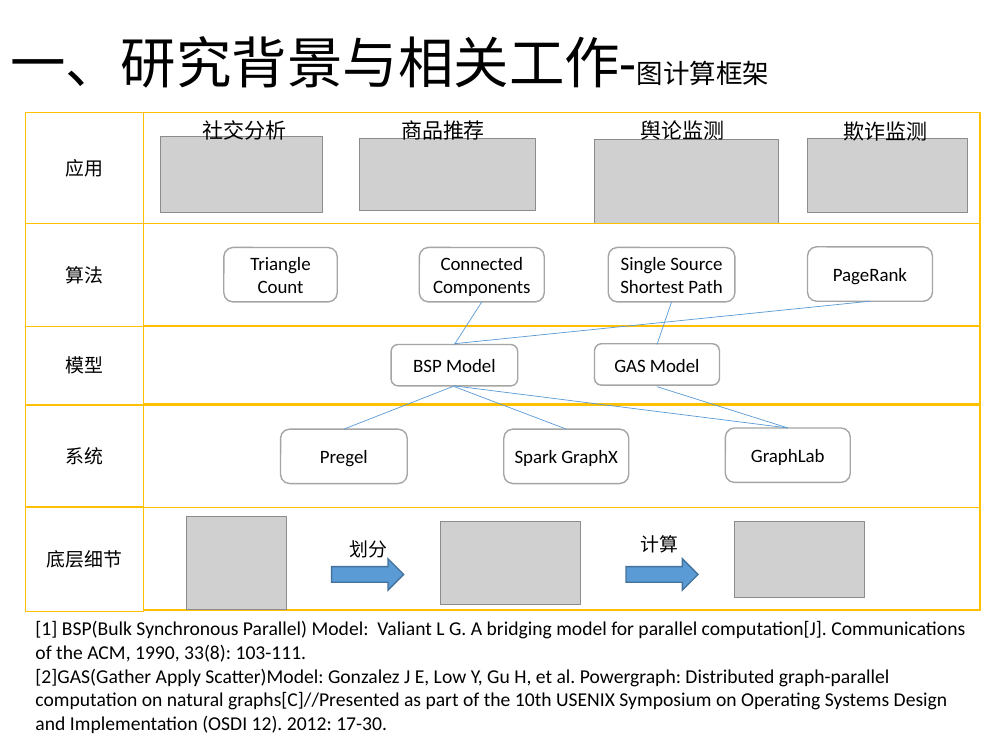
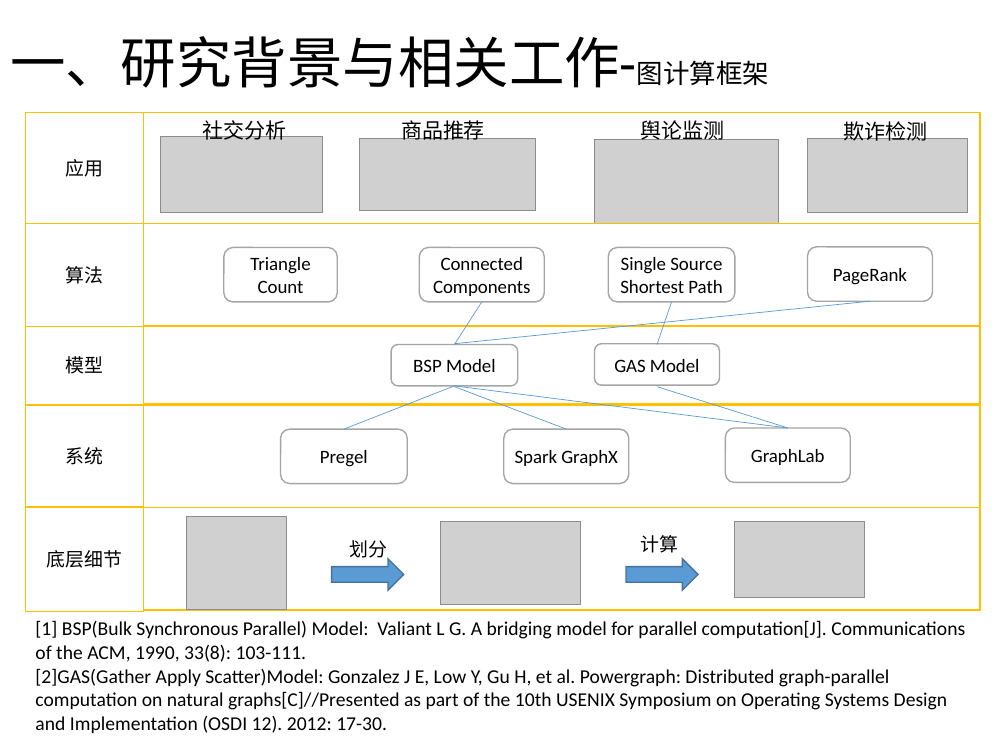
Before and after one commit to DuanSky22/GraduationThesis, a slide deck: slide 3 of 最终答辩/PPT/论文答辩-段世凯-v2.0.pptx. Drawn at 1008x756 pixels with LibreOffice and Linux fonts; fonts in the diff are those of the drawing; grey boxes stand for pictures. Boxes give left, top, right and bottom in pixels: in the first picture for what was removed or moved away, otherwise in the second. Text is boxed around its words. In the diff, an @@ line names an element or a change of style, - is before the commit and + after.

```diff
--- a/最终答辩/PPT/论文答辩-段世凯-v2.0.pptx
+++ b/最终答辩/PPT/论文答辩-段世凯-v2.0.pptx
@@ text at bbox=[843, 118, 927, 141]: text changed @@
-欺诈监测
+欺诈检测
```
Also in this commit, not shown: 6 other slides changed, 28 other files.
